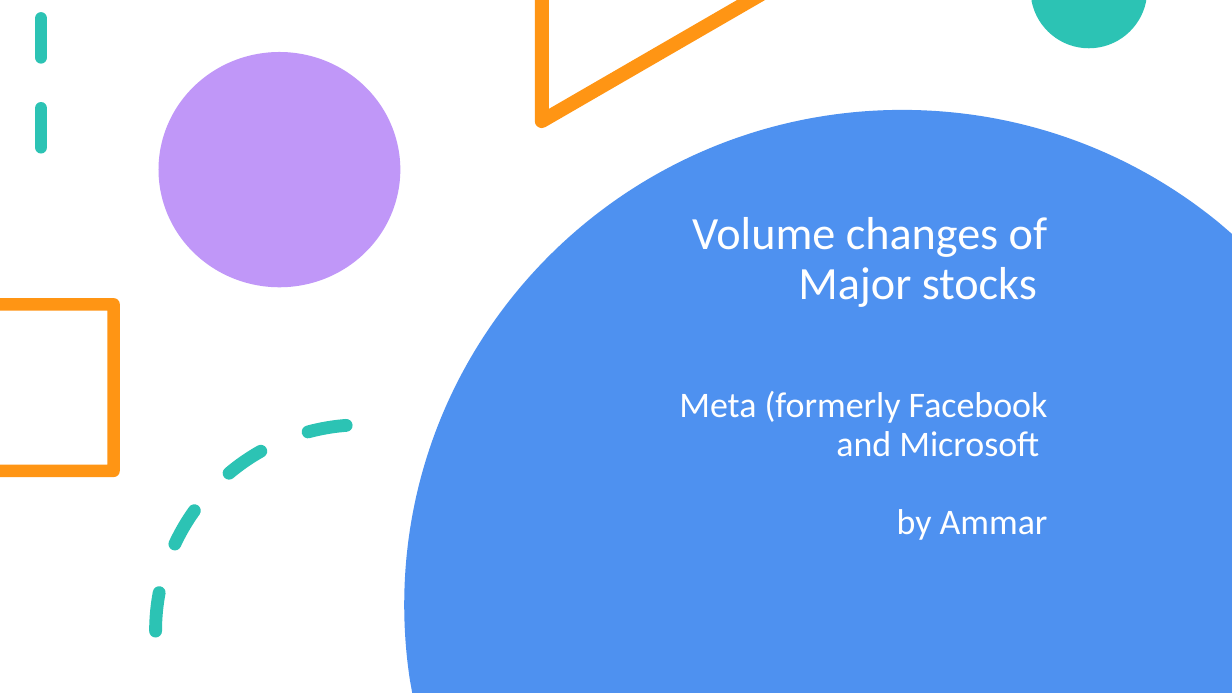
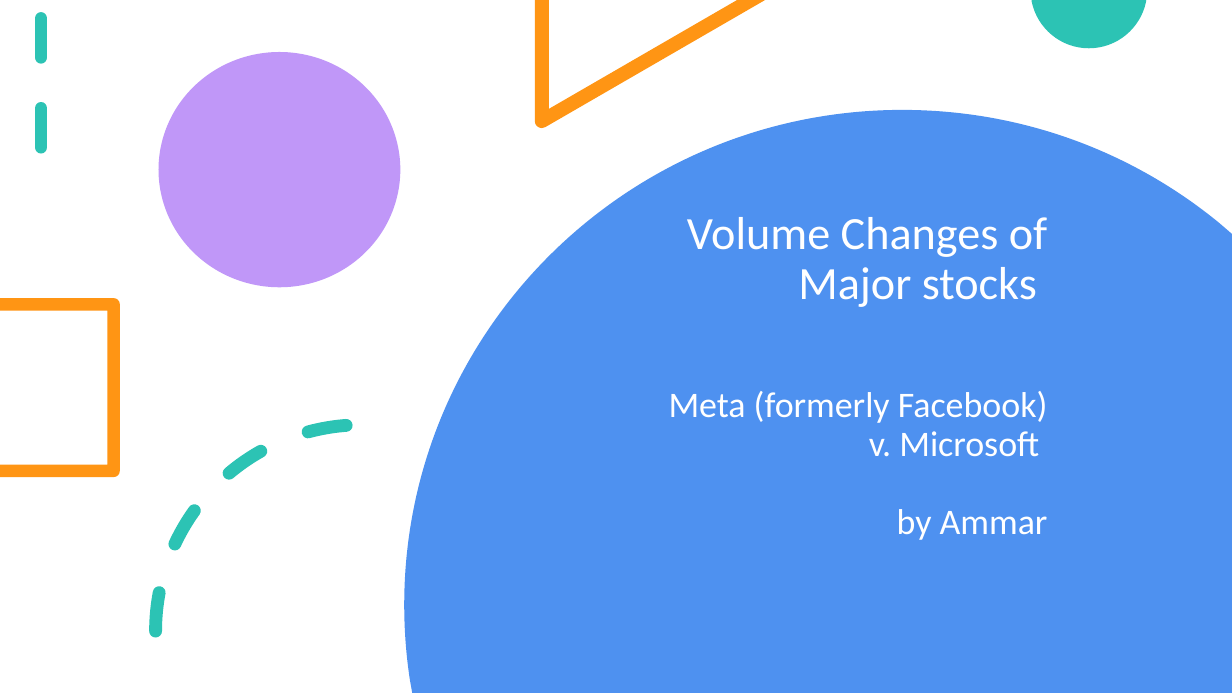
Before and after one commit to bill-leang/stock_price_visualization, a slide deck: slide 9 of slidedecks/Project3_Group1_Combined_SlideDeck.pptx (slide 10 before the commit). Drawn at 1232x693 pixels with LibreOffice and Linux fonts; fonts in the diff are those of the drawing. Boxes give left, top, right and bottom in pixels: in the first picture for what was removed or moved away, otherwise in the second. Text is boxed around its words. In the diff, an @@ line names an element or a change of style, - is before the commit and + after.

```diff
--- a/slidedecks/Project3_Group1_Combined_SlideDeck.pptx
+++ b/slidedecks/Project3_Group1_Combined_SlideDeck.pptx
@@ title at box(669, 217, 1048, 540): text changed @@
-Volume changes of Major stocks
-Meta (formerly Facebook and Microsoft
-by Ammar
+Volume Changes of Major stocks
+Meta (formerly Facebook) v. Microsoft
+by Ammar
```
Also in this commit, not shown: 1 other slide changed, 1 slide added, 2 slides removed, 2 other files.
